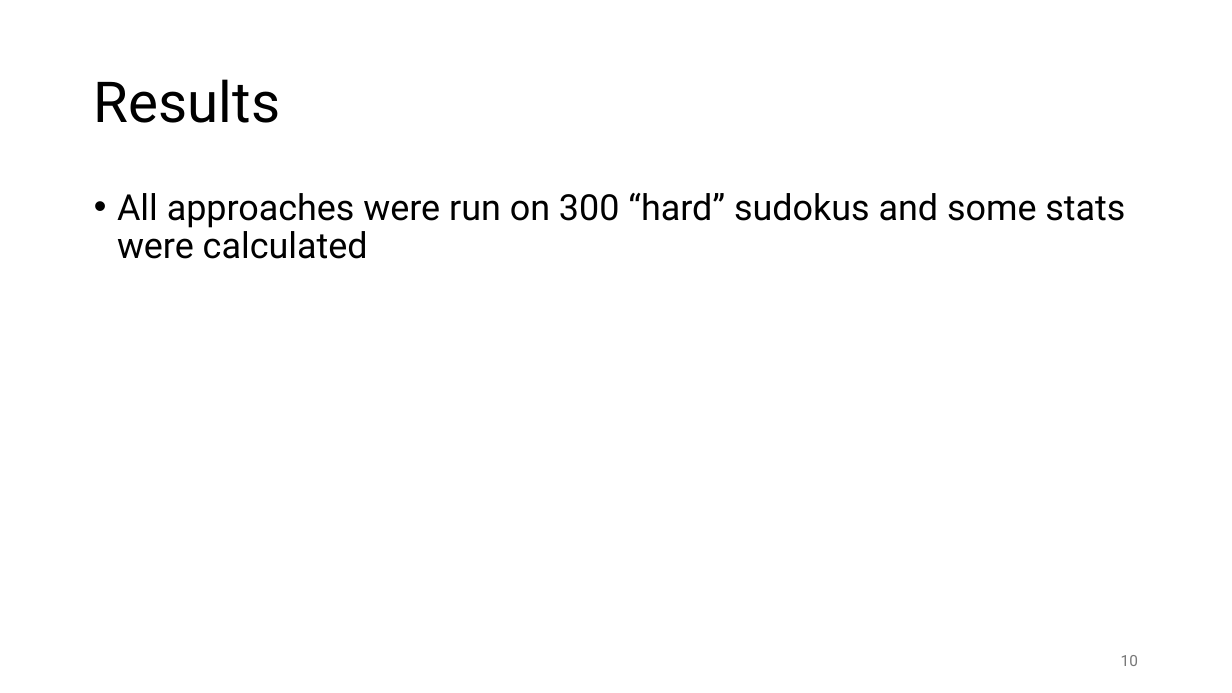
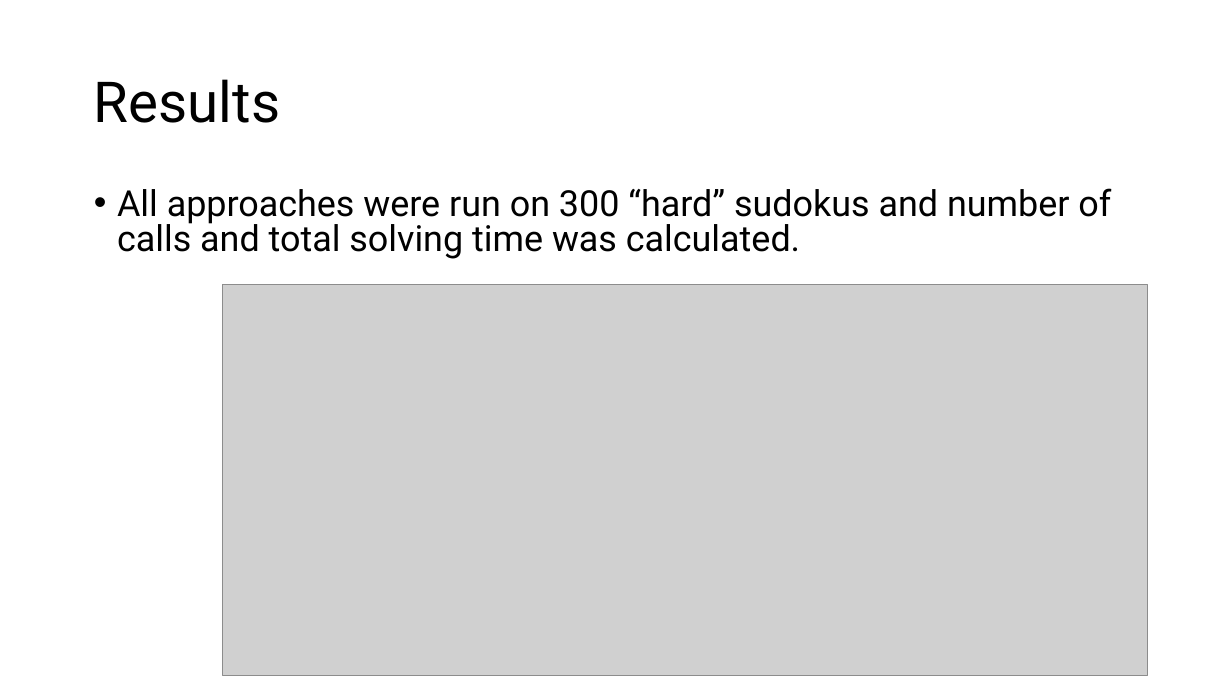
Before and after one commit to MarvinYyrike/sudoku_DFS_solver, a slide deck: slide 10 of Sudoku Solver.pptx. Drawn at 1232x693 pixels with LibreOffice and Linux fonts; fonts in the diff are those of the drawing; grey boxes stand for pictures. Boxes give left, top, right and bottom in pixels: in the first picture for what was removed or moved away, otherwise in the second. Text is boxed around its words. In the diff, an @@ line names an element or a change of style, - is before the commit and + after.

```diff
--- a/Sudoku Solver.pptx
+++ b/Sudoku Solver.pptx
@@ text at (117, 188, 1111, 259): text changed @@
-• All approaches were run on 300 “hard” sudokus and some stats were calculated
+• All approaches were run on 300 “hard” sudokus and number of calls and total solving time was calculated.
@@ picture added at (223, 285, 1148, 676) @@
@@ page number removed at (1121, 655, 1138, 666) @@
-10
```
Also in this commit, not shown: 1 other slide changed, 1 slide added, 2 other files.
